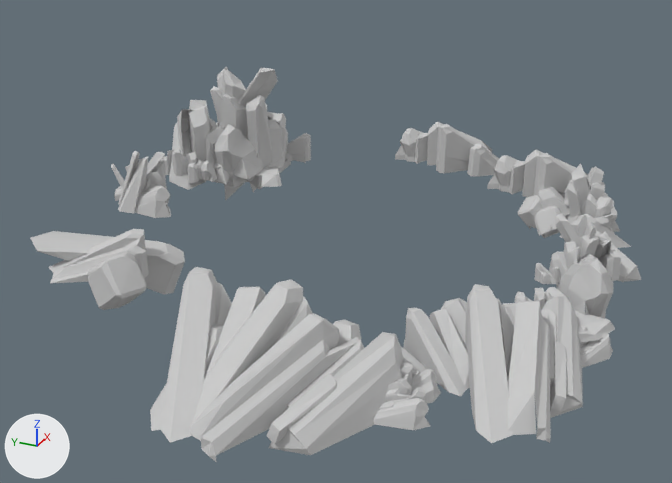
Before and after pictures for a commit that changed the FBX model Assets/ProjectData/Models/GGJ_BorderCave.FBX.
Before and after are seen from a camera (50 mm lens) standing at (-1952.0, -878.0, 1028.0) and looking at (-16.0, -7.0, 61.0). Every picture has the same lights, and +X, +Y and +Z are marked at lower left. Where no turn or scale is listed for an object, it has been applied to the vertices. Vertices at the same position are counted once.

The first picture shows 'GGJ_BorderCave'.
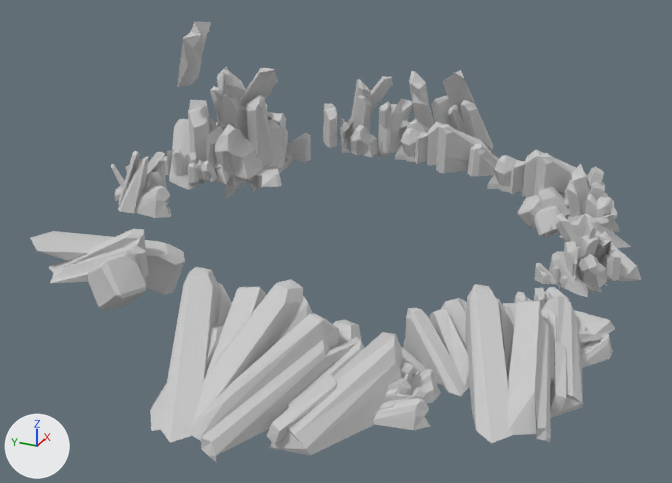
Location of each change, [x1, y1, x2, y2] in pixels of the pictures (672 x 483 px):
'GGJ_BorderCave', reshaped (11% taller): before [31, 66, 642, 462]; after [31, 22, 642, 462]
part 1 of me_mesh, added: after [347, 79, 371, 141]
part 2 of me_mesh, added: after [349, 95, 371, 138]
part 3 of me_mesh, added: after [337, 76, 393, 140]
part 4 of me_mesh, added: after [377, 102, 390, 161]
part 5 of me_mesh, added: after [413, 92, 435, 129]
part 6 of me_mesh, added: after [323, 103, 378, 157]
part 7 of me_mesh, added: after [379, 98, 429, 163]
part 8 of me_mesh, added: after [177, 22, 211, 87]
part 9 of me_mesh, added: after [431, 95, 453, 127]
part 10 of me_mesh, added: after [447, 104, 467, 134]
part 11 of me_mesh, deleted: before [556, 258, 613, 318]
part 12 of me_mesh, deleted: before [177, 109, 193, 155]
part 13 of me_mesh, added: after [409, 70, 493, 149]

The edits, one by one:
me_mesh is used by ob_ggj_bordercave; location (0.0, 0.0, 0.0).
me_mesh had 4634 vertices, 6538 faces and spanned x -827.0..800.0, y -725.0..717.0, z -59.0..360.0.
me_mesh now has 4887 vertices, 6908 faces and spans x -827.0..956.0, y -725.0..717.0, z -59.0..513.0.
me_mesh part 1: the loose piece of 12 vertices spanning x 327.0..469.0, y 444.0..600.0, z -21.0..360.0 is copied, and the copy is scaled about its middle by 0.649, then moved by (356.0, -266.0, -22.0); it spans x 708.0..800.0, y 205.0..307.0, z 23.0..270.0.
me_mesh part 2: the loose piece of 12 vertices spanning x 319.0..479.0, y 455.0..592.0, z -8.0..300.0 is copied, and the copy is scaled about its middle by 0.649, then moved by (352.0, -272.0, -19.0); it spans x 699.0..803.0, y 207.0..296.0, z 27.0..227.0.
me_mesh part 3: the loose piece of 12 vertices spanning x 318.0..438.0, y 378.0..645.0, z 20.0..360.0 is copied, and the copy is scaled about its middle by 0.649, then moved by (369.0, -274.0, -25.0); it spans x 708.0..786.0, y 151.0..324.0, z 55.0..276.0.
me_mesh part 4: the loose piece of 13 vertices spanning x 308.0..473.0, y 382.0..480.0, z -49.0..289.0 is copied, and the copy is scaled about its middle by 0.649, then moved by (357.0, -265.0, -24.0); it spans x 695.0..801.0, y 134.0..198.0, z -14.0..205.0.
me_mesh part 5: the loose piece of 12 vertices spanning x 319.0..479.0, y 455.0..592.0, z -8.0..300.0 is copied, and the copy is turned -54.8 degrees about the z axis through its middle and scaled by 0.824, then moved by (444.0, -473.0, -30.0); it spans x 763.0..928.0, y 11.0..94.0, z -11.0..243.0.
me_mesh part 6: a new loose piece of 81 vertices spanning x 634.0..796.0, y 174.0..358.0, z 18.0..183.0, in mat_02___default (light grey #cacaca).
me_mesh part 7: a new loose piece of 81 vertices spanning x 695.0..939.0, y -29.0..171.0, z 1.0..197.0, in mat_02___default (light grey #cacaca).
me_mesh part 8: a new loose piece of 19 vertices spanning x 204.0..324.0, y 512.0..614.0, z 325.0..513.0, in mat_02___default (light grey #cacaca).
me_mesh part 9: a new loose piece of 13 vertices spanning x 764.0..882.0, y -72.0..23.0, z -52.0..227.0, in mat_02___default (light grey #cacaca).
me_mesh part 10: a new loose piece of 13 vertices spanning x 769.0..895.0, y -123.0..-29.0, z -9.0..203.0, in mat_02___default (light grey #cacaca).
me_mesh part 11: the loose piece of 28 vertices spanning x -149.0..167.0, y -692.0..-536.0, z 15.0..167.0 is deleted.
me_mesh part 12: the loose piece of 23 vertices spanning x 250.0..326.0, y 582.0..644.0, z 62.0..253.0 is deleted.
Part 13, on me_mesh:
36 vertices are added at x 763.0..956.0, y -160.0..101.0, z -19.0..312.0.
51 new faces join them.
